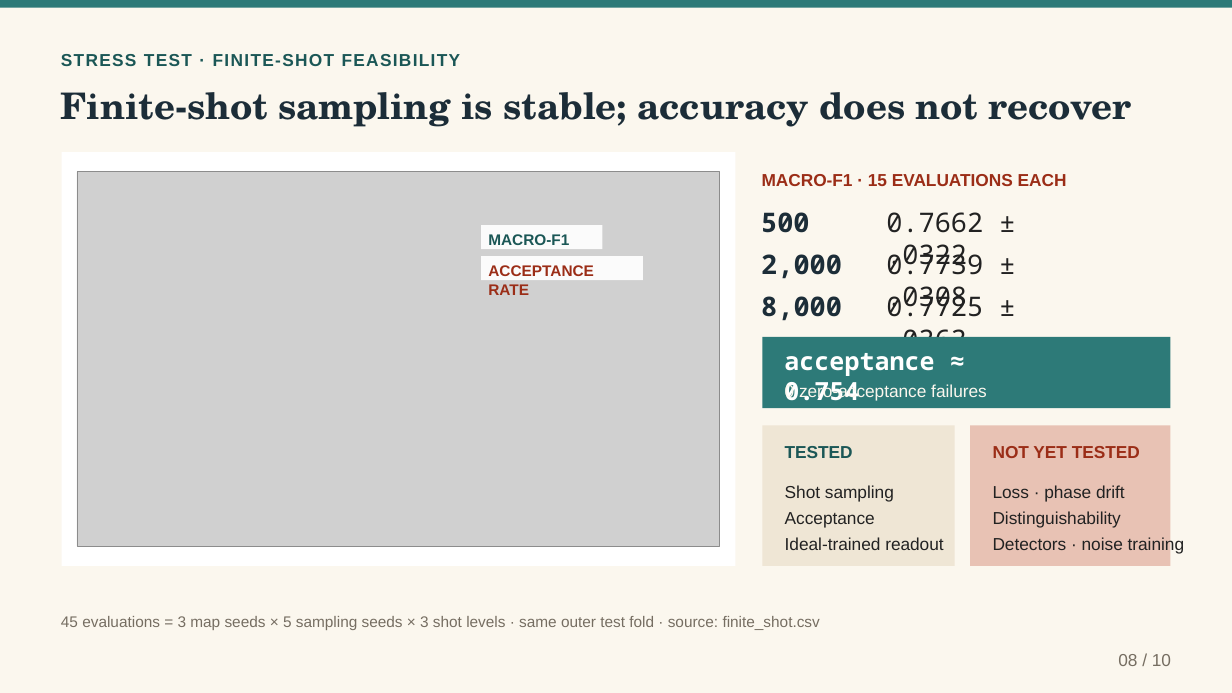
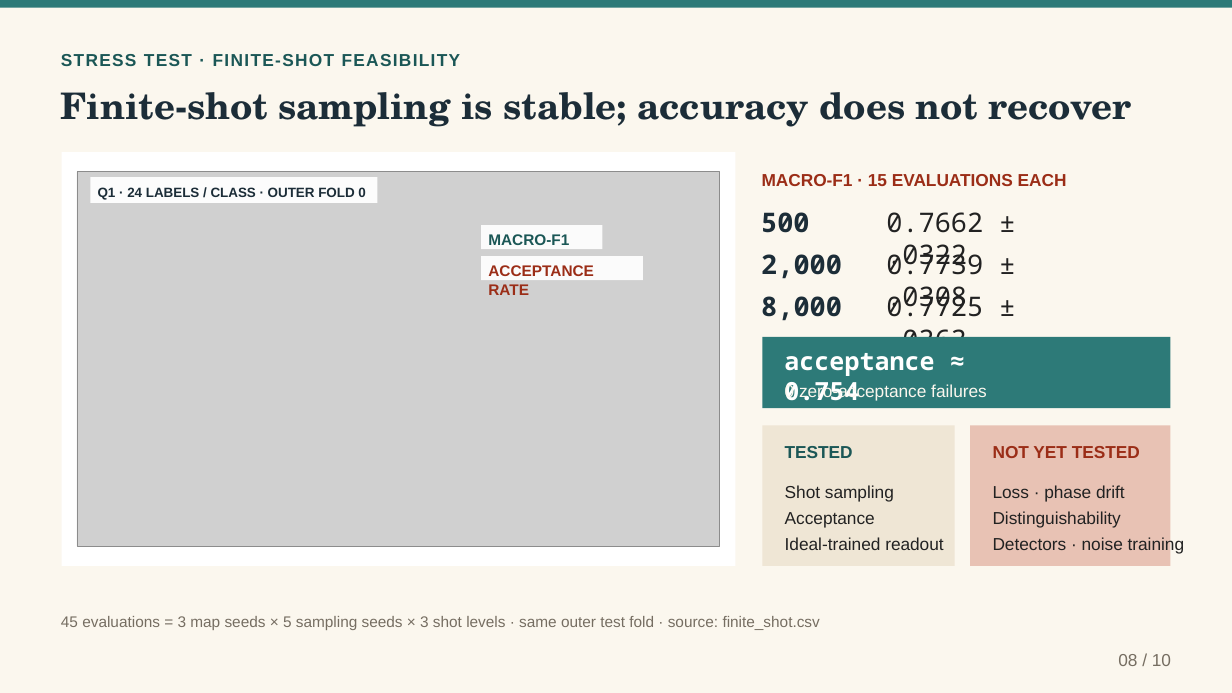
Before and after one commit to MonsieurNam/Quanova_Photonic_Defect_QML, a slide deck: slide 8 of deliverables/Quanova_Photonic_QML_Interview_Case_Study_20260912.pptx. Drawn at 1232x693 pixels with LibreOffice and Linux fonts; fonts in the diff are those of the drawing; grey boxes stand for pictures. Boxes give left, top, right and bottom in pixels: in the first picture for what was removed or moved away, otherwise in the second. Text is boxed around its words. In the diff, an @@ line names an element or a change of style, - is before the commit and + after.

```diff
--- a/deliverables/Quanova_Photonic_QML_Interview_Case_Study_20260912.pptx
+++ b/deliverables/Quanova_Photonic_QML_Interview_Case_Study_20260912.pptx
@@ rectangle added at (91,177,377,203), fill #FFFFFF at 94% opacity @@
@@ text added at (98,187,365,200), 10.5 pt, text #1C2D38, bold @@
+Q1 · 24 LABELS / CLASS · OUTER FOLD 0
```
Also in this commit, not shown: 3 other slides changed, 25 other files.
